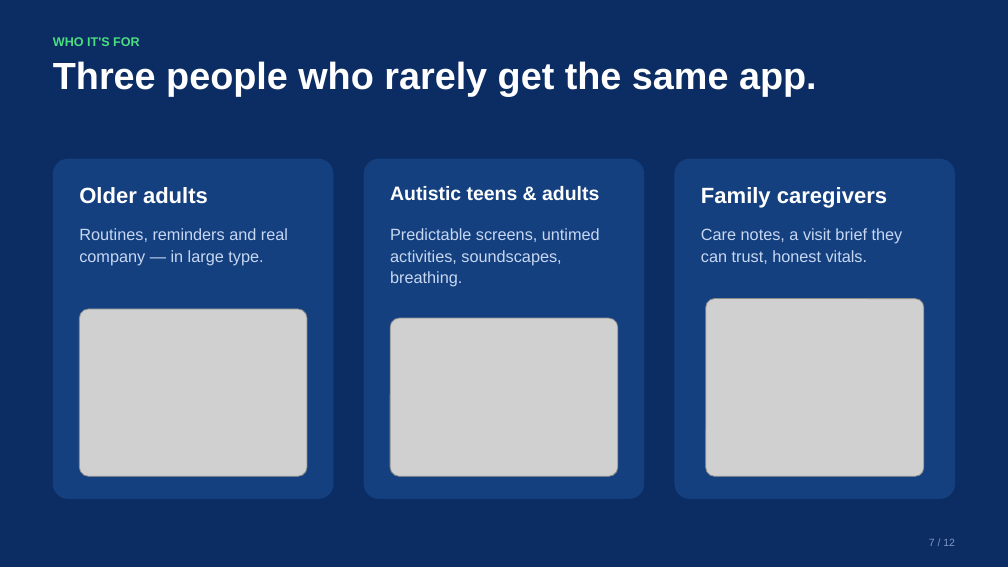
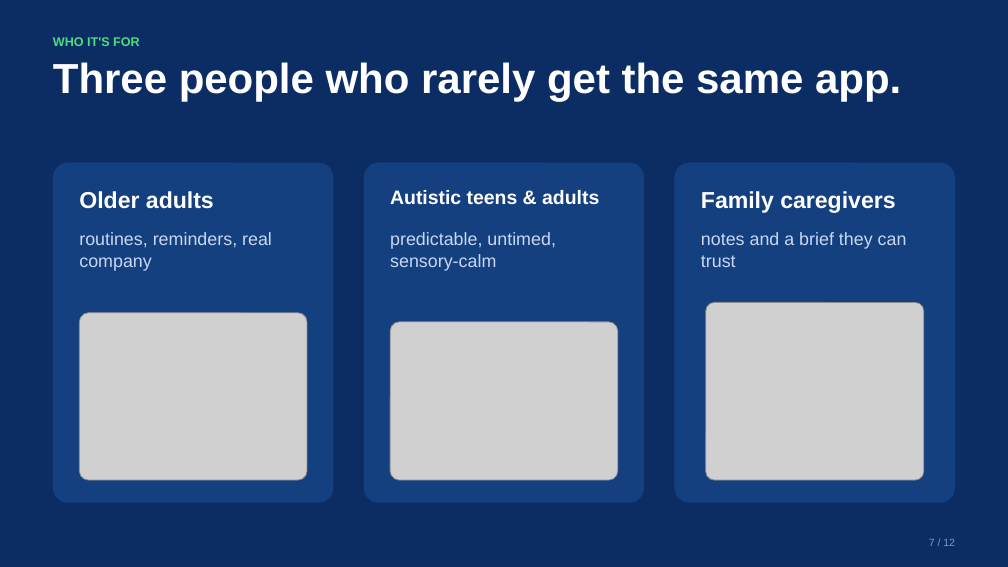
Before and after one commit to engineer2025-sudo/Care, a slide deck: slide 7 of pitch/CareSphere_Congressional_App_Challenge_Deck.pptx. Drawn at 1008x567 pixels with LibreOffice and Linux fonts; fonts in the diff are those of the drawing; grey boxes stand for pictures. Boxes give left, top, right and bottom in pixels: in the first picture for what was removed or moved away, otherwise in the second. Text is boxed around its words. In the diff, an @@ line names an element or a change of style, - is before the commit and + after.

```diff
--- a/pitch/CareSphere_Congressional_App_Challenge_Deck.pptx
+++ b/pitch/CareSphere_Congressional_App_Challenge_Deck.pptx
@@ text "Three people who rarely get ..." at box(53, 62, 901, 101): size 36 to 40 pt; line spacing 40.3pt to 44.8pt @@
@@ 3 pictures, 3 rounded rectangles, 1 text: place and size @@
-3 pictures, 3 rounded rectangles, 1 text at box(53, 159, 955, 499)
+3 pictures, 3 rounded rectangles, 1 text at box(53, 163, 955, 503)
@@ text "Older adults" at box(79, 191, 214, 209): size 21 to 22 pt; line spacing 25.2pt to 26.4pt @@
@@ text "Family caregivers" at box(701, 191, 895, 213): size 21 to 22 pt; line spacing 25.2pt to 26.4pt @@
@@ text at box(79, 232, 272, 271): text changed; size 15.5 to 17 pt @@
-Routines, reminders and real company — in large type.
+routines, reminders, real company
@@ text at box(390, 232, 556, 271): text changed; size 15.5 to 17 pt @@
-Predictable screens, untimed activities, soundscapes, breathing.
+predictable, untimed, sensory-calm
@@ text at box(701, 232, 907, 267): text changed; size 15.5 to 17 pt @@
-Care notes, a visit brief they can trust, honest vitals.
+notes and a brief they can trust
```
Also in this commit, not shown: 11 other slides changed, 17 other files.
